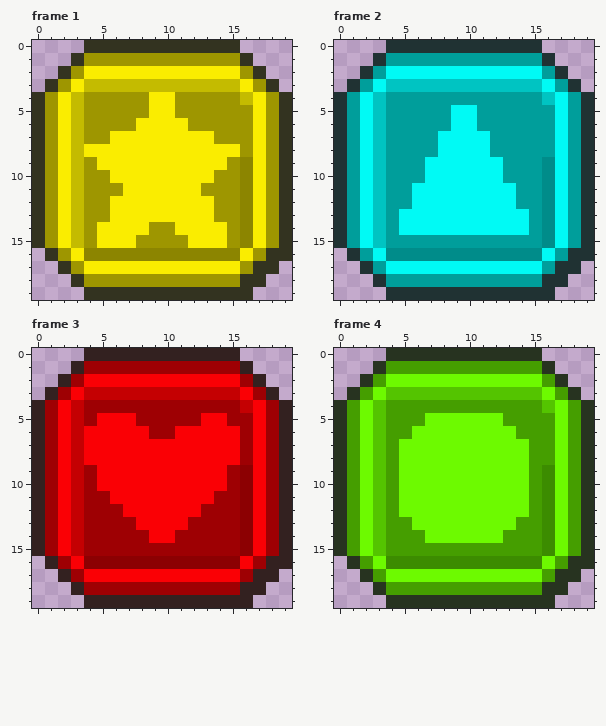
A pixel-art file gets an edit: Assets/block.aseprite. Above, as it was before the edit.
20x20 pixels, 5 frames. Shown: frame 1, frame 2, frame 3, frame 4. The commit also changed other frames, which this record leaves out.
The same view after the edit:
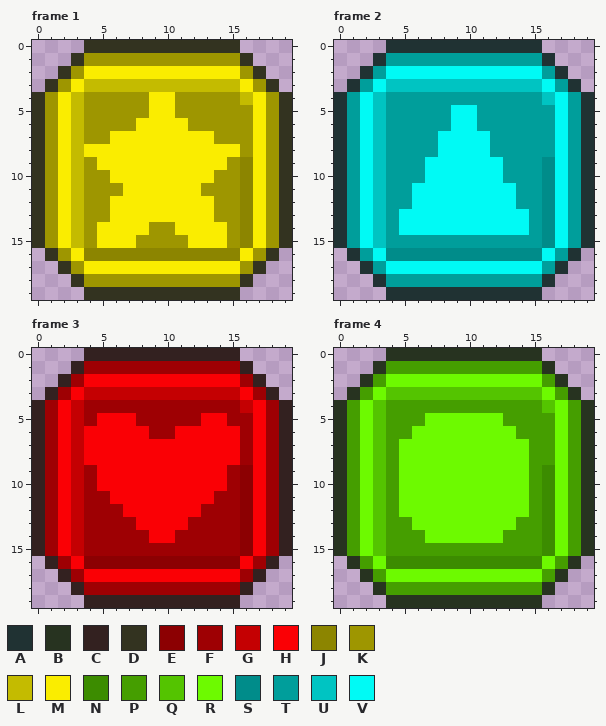
Palette (. is transparent): A #203233  B #273320  C #332120  D #333320  E #8c0002  F #9e0003  G #c40002  H #fa0005  J #8c8500  K #9e9600  L #c4bb00  M #faed00  N #3c8c00  P #459e00  Q #54c400  R #6dfa00  S #008c8a  T #009e9b  U #00c4c2  V #00faf5
The exact change:
Frame 1, layer "Bottom":
y 16: x 19 D -> .
y 17: x 18 D -> .
y 18: x 17 D -> .
y 19: x 16 D -> .
Frame 2, layer "Bottom":
y 16: x 19 A -> .
y 17: x 18 A -> .
y 18: x 17 A -> .
y 19: x 16 A -> .
Frame 3, layer "Bottom":
y 16: x 19 C -> .
y 17: x 18 C -> .
y 18: x 17 C -> .
y 19: x 16 C -> .
Frame 4, layer "Bottom":
y 16: x 19 B -> .
y 17: x 18 B -> .
y 18: x 17 B -> .
y 19: x 16 B -> .
